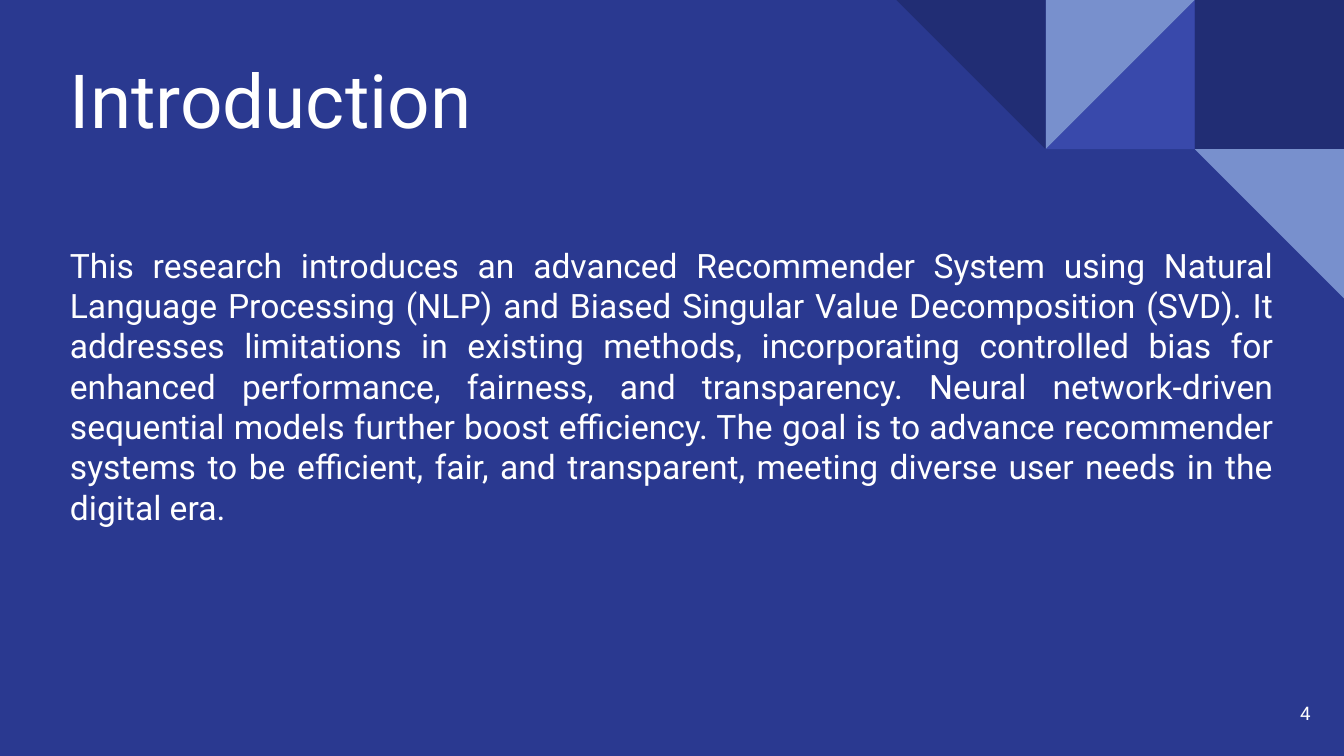
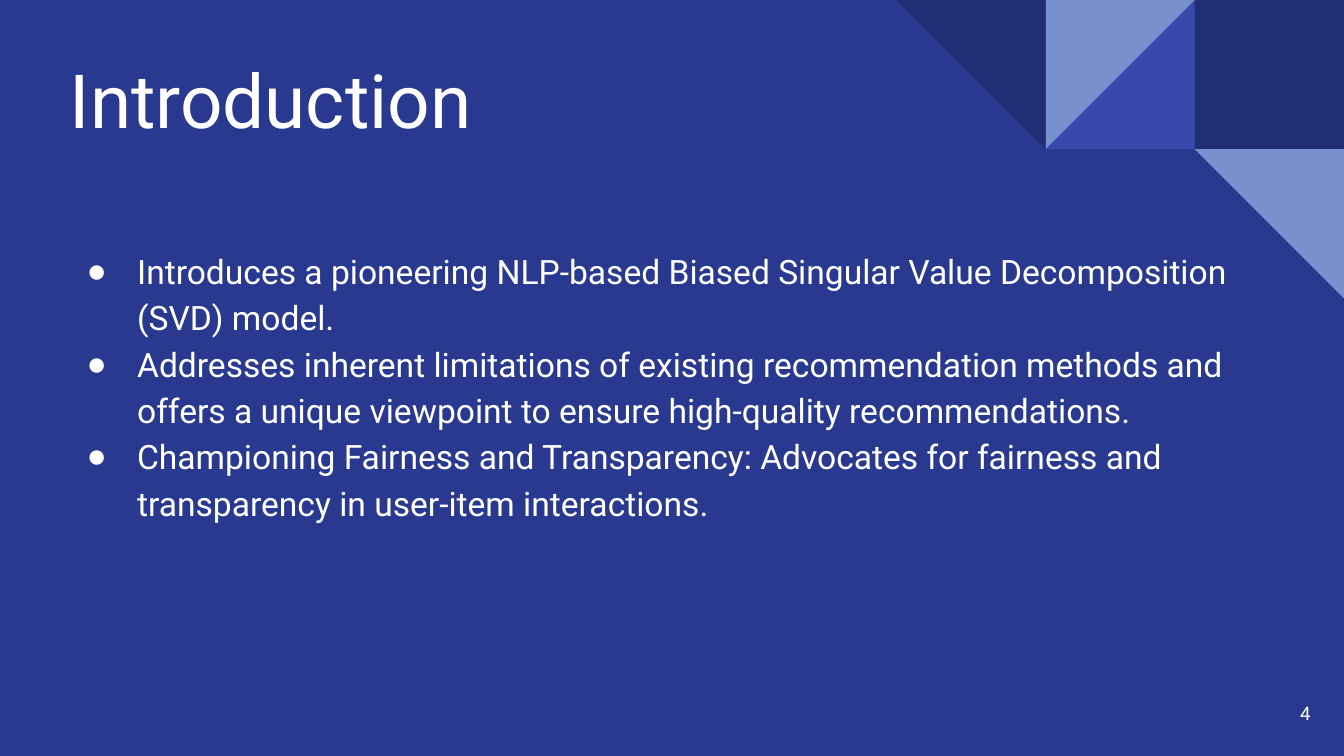
Before and after one commit to Rishat-Sheakh/CSE431, a slide deck: slide 4 of Submission1/Slide.pptx. Drawn at 1344x756 pixels with LibreOffice and Linux fonts; fonts in the diff are those of the drawing. Boxes give left, top, right and bottom in pixels: in the first picture for what was removed or moved away, otherwise in the second. Text is boxed around its words. In the diff, an @@ line names an element or a change of style, - is before the commit and + after.

Commit message:
YT SB1, PPT SB1 minor change

```diff
--- a/Submission1/Slide.pptx
+++ b/Submission1/Slide.pptx
@@ subtitle at (137, 258, 1226, 523): text changed @@
-This research introduces an advanced Recommender System using Natural Language Processing (NLP) and Biased Singular Value Decomposition (SVD). It addresses limitations in existing methods, incorporating controlled bias for enhanced performance, fairness, and transparency. Neural network-driven sequential models further boost efficiency. The goal is to advance recommender systems to be efficient, fair, and transparent, meeting diverse user needs in the digital era.
+● Introduces a pioneering NLP-based Biased Singular Value Decomposition (SVD) model.
+● Addresses inherent limitations of existing recommendation methods and offers a unique viewpoint to ensure high-quality recommendations.
+● Championing Fairness and Transparency: Advocates for fairness and transparency in user-item interactions.
```
Also in this commit, not shown: 4 other slides changed, 2 slides added, 2 slides removed, 1 other file.
